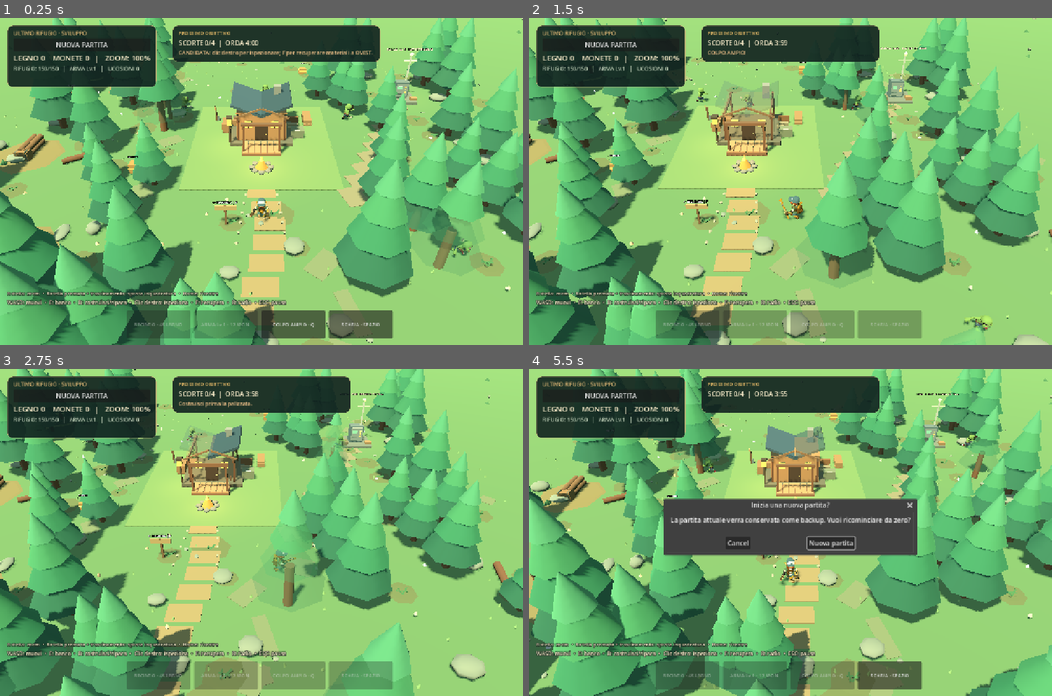
Above: before the commit, frames 1-4 (two rows, left to right).
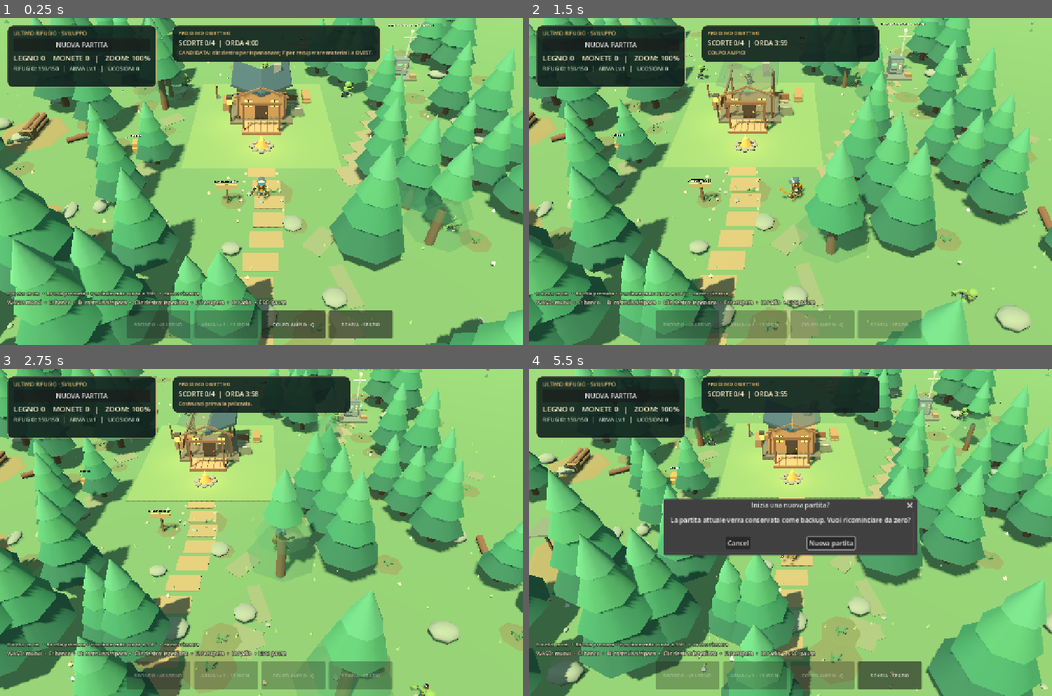
Above: after the commit, the same moments.

Repository: p2vvvjz8rh-commits/ultimo-rifugio
Game: Godot game, scene res://scenes/World.tscn
Two runs of this game, one before a commit and one after it. Both use one fixed random seed, a clock stepped at 60 frames per second and the inputs below.
Inputs (mouse positions are in pixels of both pictures, inside the frame that each line leads up to):
- Up to frame 1 (0.25 s): no input
- Up to frame 2 (1.5 s): tap Enter at 0.5 s; move the mouse to (905, 165) at 0.52 s; hold D 0.53-1.25 s; tap Q at 0.6 s; click (905, 165) at 0.67 s; tap Space at 0.77 s; drag from (685, 197) to (764, 246) at 1.27 s
- Up to frame 3 (2.75 s): move the mouse to (313, 460) at 2.02 s; hold D from 2.03 s (still down); tap E at 2.1 s; click (313, 460) at 2.17 s
- Up to frame 4 (5.5 s): release D at 2.75 s; drag from (764, 597) to (633, 483) at 2.77 s; move the mouse to (947, 581) at 3.52 s; hold A 3.53-4.25 s; tap N at 3.6 s; click (947, 581) at 3.67 s; tap Space at 3.77 s; drag from (633, 483) to (712, 450) at 4.27 s; move the mouse to (816, 532) at 5.02 s; hold S from 5.03 s (still down); tap F at 5.1 s; click (816, 532) at 5.17 s

The runs differ from the first frame. In frame 1, 51% of the frame differs, in the area x 0-100%, y 0-100%; in frame 2, 49%; in frame 3, 51%; in frame 4, 56%.

Commit message:
Sostituisce il trascinamento con una camera orbitale a 360 gradi

Diff:
--- a/scripts/survivor.gd
+++ b/scripts/survivor.gd
@@ -116,6 +116,9 @@
         direction.x -= 1.0
     if Input.is_key_pressed(KEY_D) or Input.is_key_pressed(KEY_RIGHT):
         direction.x += 1.0
+    # WASD segue l'orientamento effettivo della camera; le destinazioni mouse restano nel mondo.
+    if direction.length_squared() > .1:
+        direction = direction.rotated(Vector3.UP,game.camera_yaw_current)
     if direction.length_squared() < 0.1 and mouse_has_destination:
         var delta_goal := mouse_destination - global_position
         delta_goal.y = 0.0
--- a/scripts/world.gd
+++ b/scripts/world.gd
@@ -13,7 +13,10 @@
 const BENCH_HP_MAX := 130.0
 const CABIN_HP_MAX := 150.0
 const CABIN_DAMAGE_MULTIPLIER := .35
-const CAMERA_PAN_LIMIT := 10.0
+const CAMERA_ORBIT_RADIUS := 22.0
+const CAMERA_DEFAULT_PITCH := deg_to_rad(40.0)
+const CAMERA_MIN_PITCH := deg_to_rad(20.0)
+const CAMERA_MAX_PITCH := deg_to_rad(75.0)
 
 var rng := RandomNumberGenerator.new()
 var materials := {}
@@ -32,7 +35,11 @@
 var gate_hp: float = GATE_HP_MAX
 var gate_indicator: Label3D
 var camera_distance: float = 1.0
-var camera_pan := Vector3.ZERO
+var camera_yaw: float = 0.0
+var camera_pitch: float = CAMERA_DEFAULT_PITCH
+var camera_yaw_current: float = 0.0
+var camera_pitch_current: float = CAMERA_DEFAULT_PITCH
+var camera_radius_current: float = CAMERA_ORBIT_RADIUS
 var camera_focus := Vector3.ZERO
 var camera_dragging: bool = false
 var enemy_indicator_root: Control
@@ -159,13 +166,14 @@
         get_viewport().set_input_as_handled()
         return
     if event is InputEventMouseMotion and camera_dragging:
-        _pan_camera(event.relative)
+        _orbit_camera(event.relative)
         get_viewport().set_input_as_handled()
         return
     if event is InputEventKey and event.pressed and not event.echo:
         match event.keycode:
             KEY_HOME:
-                camera_pan = Vector3.ZERO
+                camera_yaw = 0.0
+                camera_pitch = CAMERA_DEFAULT_PITCH
             KEY_ESCAPE:
                 paused = not paused
                 show_message("PAUSA" if paused else "Esplorazione ripresa",2.0)
@@ -497,34 +505,29 @@
 
 func _create_camera() -> void:
     camera = Camera3D.new()
-    camera.name = "Telecamera_inclinata"
+    camera.name = "Telecamera_orbitale"
     camera.current = true
     camera.fov = 47.0
-    camera_focus = hero.global_position
-    camera.position = camera_focus + Vector3(0, 14.5, 16.5) * camera_distance
+    camera_focus = hero.global_position+Vector3.UP*1.15
+    camera_radius_current = CAMERA_ORBIT_RADIUS*camera_distance
     add_child(camera)
-    camera.look_at(hero.global_position + Vector3(0, 1.15, -1.9), Vector3.UP)
+    _update_camera(1.0)
 
 func _update_camera(delta: float) -> void:
-    var target: Vector3 = hero.global_position + camera_pan
-    target.x = clampf(target.x,-WORLD_HALF,WORLD_HALF)
-    target.z = clampf(target.z,-WORLD_HALF,WORLD_HALF)
-    var weight: float = clampf(delta*3.0,0.0,1.0)
-    camera_focus = camera_focus.lerp(target,weight)
-    var desired: Vector3 = target + Vector3(0,14.5,16.5)*camera_distance
-    camera.global_position = camera.global_position.lerp(desired,weight)
-    camera.look_at(camera_focus+Vector3(0,1.15,-2.0),Vector3.UP)
-
-func _pan_camera(relative: Vector2) -> void:
-    var center: Vector2 = get_viewport().get_visible_rect().size*.5
-    var plane := Plane(Vector3.UP,0)
-    var before = plane.intersects_ray(camera.project_ray_origin(center),camera.project_ray_normal(center))
-    var after = plane.intersects_ray(camera.project_ray_origin(center+relative),camera.project_ray_normal(center+relative))
-    if before == null or after == null:
-        return
-    camera_pan += before-after
-    camera_pan.y = 0
-    camera_pan = camera_pan.limit_length(CAMERA_PAN_LIMIT)
+    camera_focus = camera_focus.lerp(hero.global_position+Vector3.UP*1.15,clampf(delta*3.0,0.0,1.0))
+    var weight: float = clampf(delta*10.0,0.0,1.0)
+    camera_yaw_current = wrapf(lerp_angle(camera_yaw_current,camera_yaw,weight),-PI,PI)
+    camera_pitch_current = lerpf(camera_pitch_current,camera_pitch,weight)
+    camera_radius_current = lerpf(camera_radius_current,CAMERA_ORBIT_RADIUS*camera_distance,weight)
+    var horizontal: float = cos(camera_pitch_current)*camera_radius_current
+    var offset := Vector3(sin(camera_yaw_current)*horizontal,sin(camera_pitch_current)*camera_radius_current,cos(camera_yaw_current)*horizontal)
+    # La posizione viene calcolata sull'orbita: niente scorciatoie attraverso il centro.
+    camera.global_position = camera_focus+offset
+    camera.look_at(camera_focus,Vector3.UP)
+
+func _orbit_camera(relative: Vector2) -> void:
+    camera_yaw = wrapf(camera_yaw-relative.x*.006,-PI,PI)
+    camera_pitch = clampf(camera_pitch+relative.y*.004,CAMERA_MIN_PITCH,CAMERA_MAX_PITCH)
 
 func _spawn_initial_enemies() -> void:
     # Presenze vicine ma fuori dal cortile: visibili anche prima della prima orda.
@@ -1412,7 +1415,7 @@
     guide.offset_left = 18
     guide.offset_top = -113
     guide.offset_bottom = -90
-    var camera_hint := _label(root,"Rotella: zoom  •  Rotella premuta + trascinamento: sposta inquadratura  •  Home: ricentra",12,Color("#fff0ce"))
+    var camera_hint := _label(root,"Rotella: zoom  •  Rotella premuta + trascinamento: ruota a 360°  •  Home: ricentra",12,Color("#fff0ce"))
     camera_hint.add_theme_color_override("font_outline_color",Color("#17251c"))
     camera_hint.add_theme_constant_override("outline_size",5)
     camera_hint.anchor_top = 1
--- a/tests/movement_camera_and_resistance.gd
+++ b/tests/movement_camera_and_resistance.gd
@@ -41,10 +41,30 @@
     var motion := InputEventMouseMotion.new()
     motion.relative = Vector2(120,-60)
     game._input(motion)
-    check(game.camera_pan.length() > .1 and game.camera_pan.length() <= game.CAMERA_PAN_LIMIT+.001,"Trascinamento rotella sposta l'inquadratura entro il limite")
+    check(absf(game.camera_yaw) > .1 and game.camera_pitch != game.CAMERA_DEFAULT_PITCH,"Rotella premuta ruota e inclina la camera")
     for drag in range(10):
-        game._pan_camera(Vector2(1000,1000))
-    check(game.camera_pan.length() <= game.CAMERA_PAN_LIMIT+.001,"Limite mantenuto anche dopo trascinamenti ripetuti")
+        game._orbit_camera(Vector2(1000,1000))
+    check(game.camera_pitch <= game.CAMERA_MAX_PITCH and game.camera_pitch >= game.CAMERA_MIN_PITCH,"Inclinazione limitata senza ribaltamenti")
+    game.camera_pitch = game.CAMERA_DEFAULT_PITCH
+    for angle in [0.0,PI*.5,PI,-PI*.5]:
+        game.camera_yaw = angle
+        game._update_camera(1)
+        var offset: Vector3 = game.camera.global_position-game.camera_focus
+        check(is_equal_approx(offset.length(),game.CAMERA_ORBIT_RADIUS*game.camera_distance),"Orbita mantiene la distanza in tutti i quadranti")
+        var projected: Vector2 = game.camera.unproject_position(game.camera_focus)
+        var center: Vector2 = game.get_viewport().get_visible_rect().size*.5
+        check(projected.distance_to(center) < 2,"Il protagonista resta al centro durante il giro completo")
+    game.camera_yaw = 0
+    game._update_camera(1)
+    game.camera_yaw = PI
+    for frame in range(60):
+        game._update_camera(1.0/60)
+        check(game.camera.global_position.distance_to(game.camera_focus) > game.CAMERA_ORBIT_RADIUS*game.camera_distance*.99,"La transizione non attraversa il protagonista")
+    game.camera_yaw = PI-.01
+    game.camera_yaw_current = PI-.01
+    game._orbit_camera(Vector2(-10,0))
+    game._update_camera(.01)
+    check(absf(angle_difference(PI-.01,game.camera_yaw_current)) < .1,"Passaggio attraverso 360 gradi continuo")
     var left := InputEventMouseButton.new()
     left.button_index = MOUSE_BUTTON_LEFT
     left.pressed = true
@@ -58,13 +78,13 @@
     home.keycode = KEY_HOME
     home.pressed = true
     game._input(home)
-    check(game.camera_pan == Vector3.ZERO,"Home ricentra la visuale")
+    check(game.camera_yaw == 0 and game.camera_pitch == game.CAMERA_DEFAULT_PITCH,"Home ripristina orientamento e inclinazione")
     game.paused = true
-    game.camera_pan = Vector3(3,0,4)
-    var previous_focus: Vector3 = game.camera_focus
+    game.camera_yaw = PI*.5
+    var previous_position: Vector3 = game.camera.global_position
     var elapsed: float = game.elapsed
     game._process(.2)
-    check(not game.camera_focus.is_equal_approx(previous_focus) and game.elapsed == elapsed,"In pausa la camera si muove senza avanzare il gioco")
+    check(not game.camera.global_position.is_equal_approx(previous_position) and game.elapsed == elapsed,"In pausa la camera ruota senza avanzare il gioco")
     var zoom_before: float = game.camera_distance
     var wheel := InputEventMouseButton.new()
     wheel.button_index = MOUSE_BUTTON_WHEEL_UP
@@ -72,6 +92,20 @@
     game._unhandled_input(wheel)
     check(game.camera_distance < zoom_before,"La rotella mantiene lo zoom anche in pausa")
     game.paused = false
+    game.camera_yaw_current = PI*.5
+    game.hero.position = Vector3(12,.13,12)
+    game.hero.set_physics_process(true)
+    var key := InputEventKey.new()
+    key.keycode = KEY_W
+    key.physical_keycode = KEY_W
+    key.pressed = true
+    Input.parse_input_event(key)
+    for frame in range(20):
+        await physics_frame
+    key.pressed = false
+    Input.parse_input_event(key)
+    game.hero.set_physics_process(false)
+    check(game.hero.position.x < 11.5 and absf(game.hero.position.z-12) < .1,"W avanza rispetto alla camera ruotata, non rispetto al nord del mondo")
     game.base_hp = game.CABIN_HP_MAX
     game.damage_base(20)
     check(is_equal_approx(game.base_hp,143.0),"Capanna: danno ridotto del 65%, HP massimi invariati")
Not shown, changed: docs/CANDIDATA_MANUTENZIONE.txt
Not shown, changed: AGENTS.md
Not shown, changed: tools/ESPORTA_CANDIDATA_LINUX.sh
